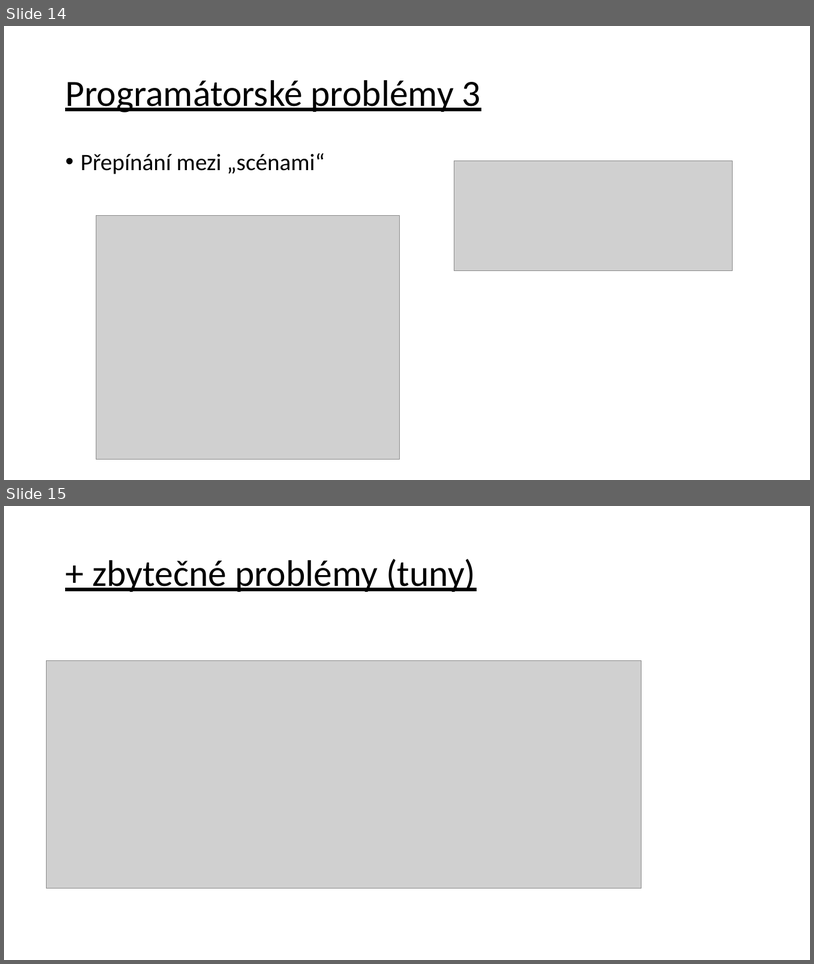
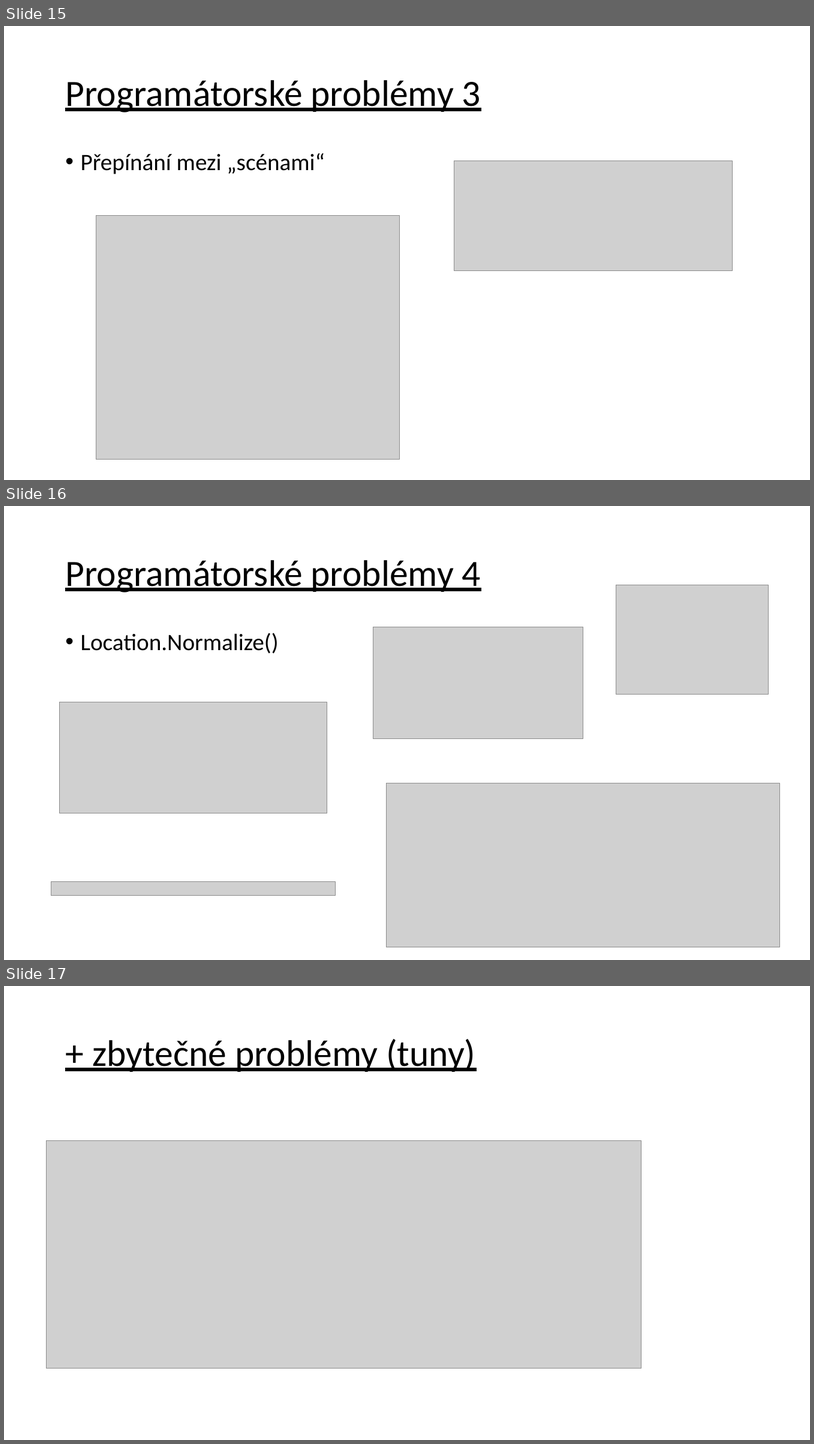
Before and after one commit to CyrChudac/Pokus1-.NET-zapoctak, a slide deck: Specification_and_Documantation_and_presentation/Prezentace programu.pptx. Shown one above the other, each under a label of ours: slides 14 and 15 before the commit, slides 15, 16 and 17 after it. The pictures are 814x964 and 814x1444 pixels, drawn with LibreOffice and Linux fonts; fonts in the diff are those of the drawing; grey boxes stand for pictures. Boxes give left, top, right and bottom in pixels: in the first picture for what was removed or moved away, otherwise in the second. Text is boxed around its words. In the diff, an @@ line names an element or a change of style, - is before the commit and + after.

Commit message:
Names of files changed to paths.
Location.PseudoNormalize() was moved to Movement as an extesinon method.

StrightMovement was moved to the NotLife folder.

Documentation and prezentation were updated.

```diff
--- a/Specification_and_Documantation_and_presentation/Prezentace programu.pptx
+++ b/Specification_and_Documantation_and_presentation/Prezentace programu.pptx
@@ slide 16 added at (x1=4, y1=506, x2=810, y2=960), background #FFFFFF @@
@@ title added at (x1=65, y1=560, x2=481, y2=592), 44 pt, text #000000, underline @@
+Programátorské problémy 4
@@ picture added at (x1=617, y1=585, x2=769, y2=694) @@
@@ picture added at (x1=374, y1=627, x2=584, y2=738) @@
@@ text added at (x1=81, y1=633, x2=279, y2=654), 28 pt, text #000000 @@
+• Location.Normalize()
@@ picture added at (x1=60, y1=702, x2=327, y2=813) @@
@@ picture added at (x1=386, y1=783, x2=780, y2=947) @@
@@ picture added at (x1=51, y1=882, x2=336, y2=895) @@
@@ what was slide 14 is now slide 15 @@
@@ what was slide 15 is now slide 17 @@
```
Also in this commit, not shown: 1 slide changed, 1 other slide added, 15 other files.
